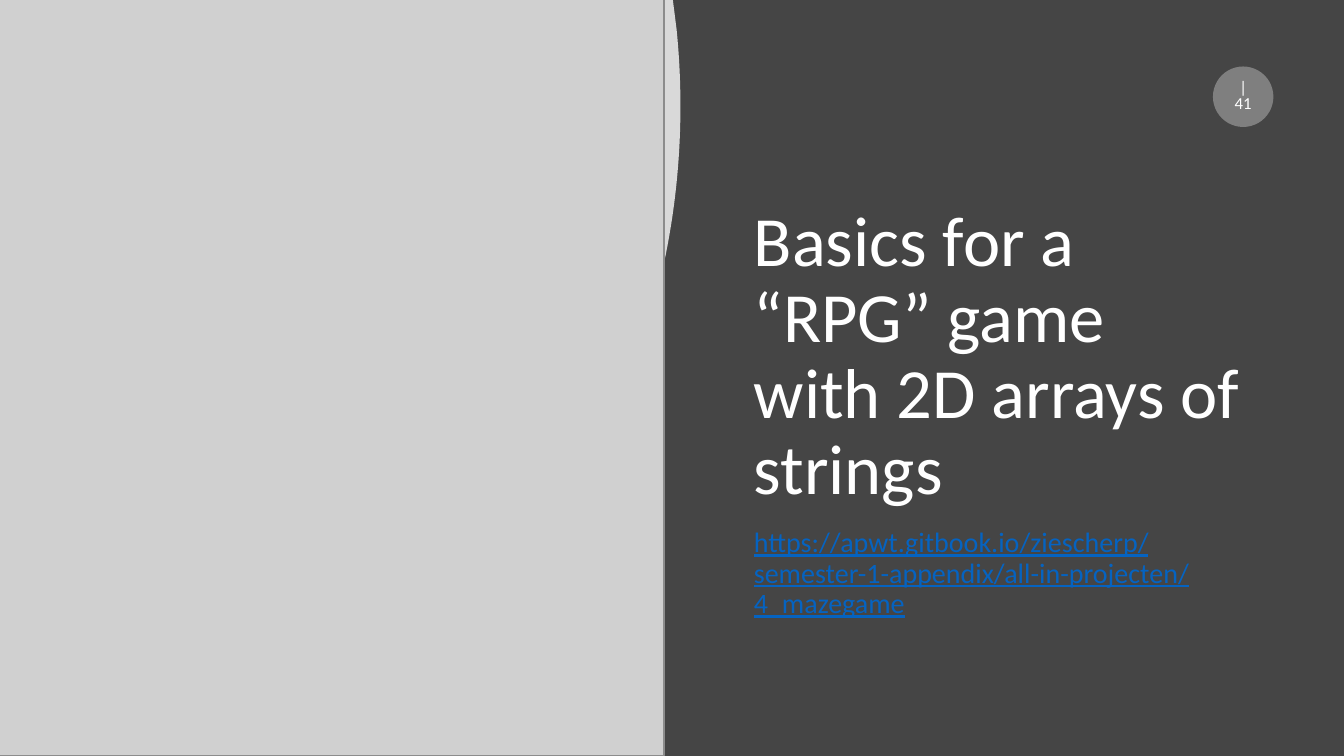
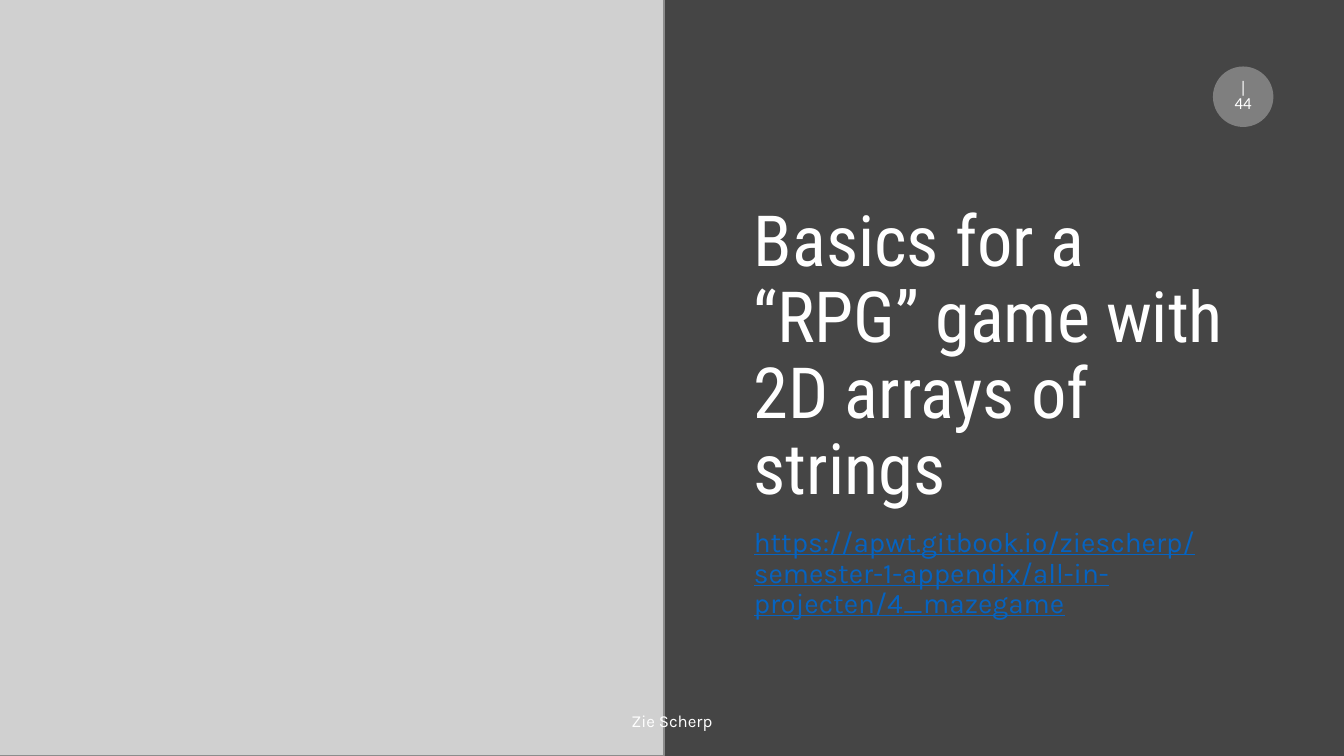
Before and after one commit to timdams/csharpbook, a slide deck: slide 44 of _SLIDES/2020/H8-Arrays/6c_arrays in methoden_mutidim.pptx (slide 41 before the commit). Drawn at 1344x756 pixels with LibreOffice and Linux fonts; fonts in the diff are those of the drawing; grey boxes stand for pictures; background and template pictures are left out. Boxes give left, top, right and bottom in pixels: in the first picture for what was removed or moved away, otherwise in the second. Text is boxed around its words. In the diff, an @@ line names an element or a change of style, - is before the commit and + after.

```diff
--- a/_SLIDES/2020/H8-Arrays/6c_arrays in methoden_mutidim.pptx
+++ b/_SLIDES/2020/H8-Arrays/6c_arrays in methoden_mutidim.pptx
@@ freeform shape removed at (0, 0, 681, 756) @@
@@ page number at (1235, 98, 1252, 109): text changed @@
-| 41
+| 44
@@ title "Basics for a “RPG” game ..." at (754, 212, 1223, 509): font Calibri to Roboto Condensed @@
@@ text "https://apwt.gitbook.io/ziescherp/semester-1-appendix/all-in ..." at (754, 531, 1195, 620): font Calibri to Karla @@
@@ text added at (631, 712, 712, 732), 12 pt, text #FFFFFF @@
+Zie Scherp
```
Also in this commit, not shown: 32 other slides changed, 12 slides added, 9 slides removed, 10 other files.
